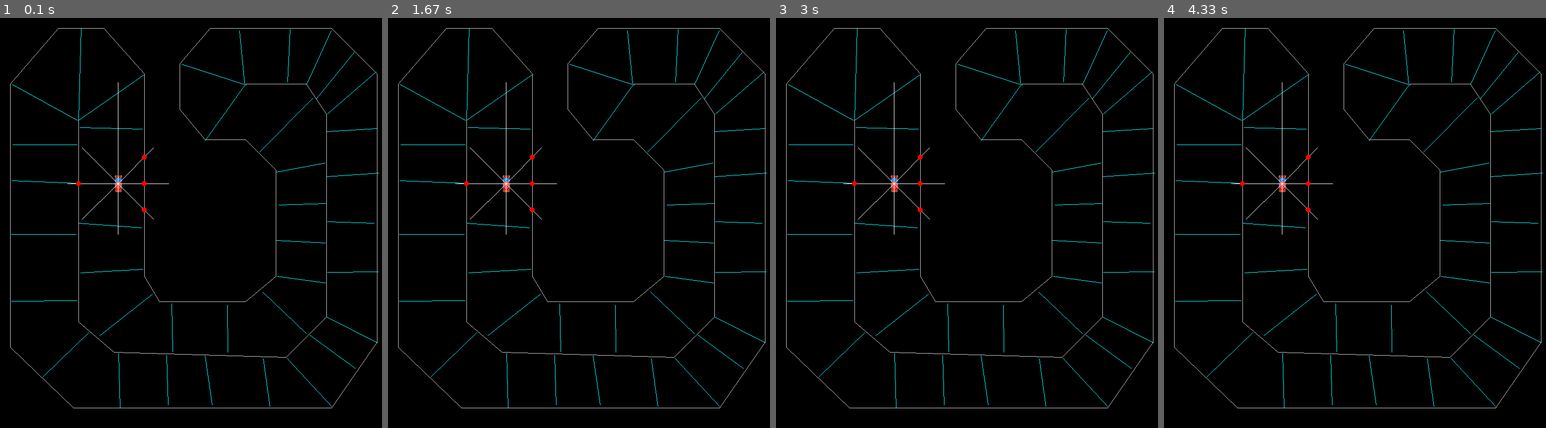
Above: before the commit, frames 1-4 (left to right).
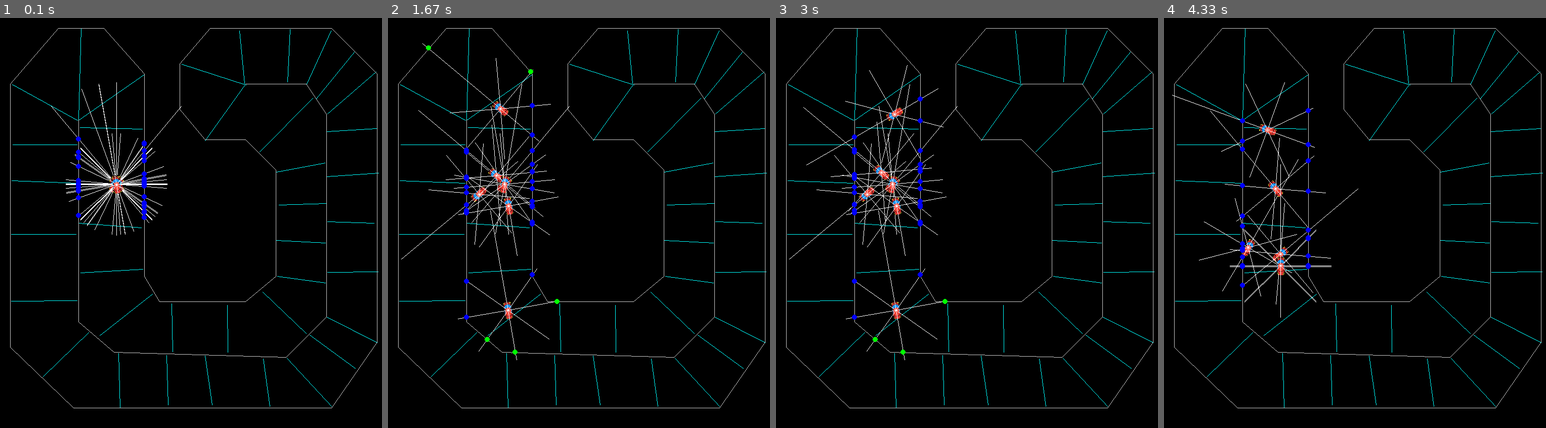
Above: after the commit, the same moments.

Repository: techwithtim/Pygame-Car-Racer
Game: pygame game, started from tutorial2-code/main.py
Two runs of this game, one before a commit and one after it. Both use one fixed random seed, a clock stepped at 60 frames per second and the inputs below.
Inputs:
- Up to frame 1 (0.1 s): no input
- Up to frame 2 (1.67 s): no input
- Up to frame 3 (3 s): no input
- Up to frame 4 (4.33 s): no input

The runs differ from the first frame. In frame 1, 1.1% of the frame differs, in the area x 13-48%, y 15-54%; in frame 2, 1.6%; in frame 3, 1.6%, in the area x 3-48%, y 11-84%; in frame 4, 1.4%.

Commit message:
massive breakthrough
feat: the car can take actions on its own. sensors are actually working perfectly (unlike the earlier commit). now its time to create the genetic algorithm!

Diff:
--- a/tutorial2-code/main.py
+++ b/tutorial2-code/main.py
@@ -1,5 +1,5 @@
 import pygame
-import time
+import numpy as np
 import math
 from utils import scale_image, blit_rotate_center, draw_sensors
 
@@ -25,7 +25,6 @@
                ((534, 541), (620, 623)), ((464, 567), (465, 660)), ((354, 564), (356, 659)), ((316, 545), (212, 627)),
                ((174, 503), (297, 496)), ((294, 414), (170, 405))]
 
-
 TRACK_BORDER = scale_image(pygame.image.load("imgs/track-border.png"), 0.9)
 TRACK_BORDER_MASK = pygame.mask.from_surface(TRACK_BORDER)
 
@@ -53,9 +52,15 @@
         self.x, self.y = self.START_POS
         self.acceleration = 0.1
         self.score = 0
-        self.sensors = []
         self.index_of_bonus_line = 0
         self.next_bonus_line = BONUS_LINES[self.index_of_bonus_line]
+        self.sensors = []
+        self.input_layer = []
+        self.points_sensor = []
+        self.weights_input_layer = (2 * np.random.rand(6, 8) - 1)
+        self.bias_input_layer = (2 * np.random.rand(1, 6) - 1)
+        self.weights_l1 = (2 * np.random.rand(6, 4) - 1).T
+        self.bias_l1 = (2 * np.random.rand(1, 4) - 1).T
 
     def rotate(self, left=False, right=False):
         if left:
@@ -72,7 +77,7 @@
         self.move()
 
     def move_backward(self):
-        self.vel = max(self.vel - self.acceleration, -self.max_vel/2)
+        self.vel = max(self.vel - self.acceleration, -self.max_vel / 2)
         self.move()
 
     def move(self):
@@ -92,6 +97,7 @@
 
     def sense(self):
         points = []
+        distances = []
         for sensor in self.sensors:
             sensed_point = None
             shortest_point = None
@@ -107,7 +113,8 @@
                 y2 = int(round(y2))
                 y3 = int(round(y3))
                 y4 = int(round(y4))
-                if (max(x1, x2) < min(x3, x4)) or (min(x1, x2) > max(x3, x4)) or (max(y1, y2) < min(y3, y4)) or (min(y1, y2) > max(y3, y4)):
+                if (max(x1, x2) < min(x3, x4)) or (min(x1, x2) > max(x3, x4)) \
+                        or (max(y1, y2) < min(y3, y4)) or (min(y1, y2) > max(y3, y4)):
                     pass
                 else:
                     if x1 == x2 and x3 == x4:
@@ -115,34 +122,41 @@
 
                     elif x1 == x2:
 
-                        y = int(((y4-y3)/(x4-x3)) * (x1 - x3) + y3)
+                        y = int(((y4 - y3) / (x4 - x3)) * (x1 - x3) + y3)
                         if min(y1, y2) <= y <= max(y1, y2):
                             # pygame.draw.circle(WIN, (0, 255, 0), (x1, y), 5)
-                            dist = math.sqrt((x1-x3)**2 + (y-y3)**2)
+                            dist = math.sqrt((x1 - x3) ** 2 + (y - y3) ** 2)
                             if shortest_point is None or shortest_point > dist:
                                 shortest_point = dist
-                                sensed_point = ((255, 0, 0), (x1, y), 5)
+                                sensed_point = ((0, 0, 255), (x1, y), 5)
                     elif x3 == x4:
-                        y = int(((y2-y1)/(x2-x1)) * (x3 - x1) + y1)
+                        y = int(((y2 - y1) / (x2 - x1)) * (x3 - x1) + y1)
                         if min(y3, y4) <= y <= max(y3, y4):
                             # pygame.draw.circle(WIN, ((255, 0, 0), (x3, y), 5))
-                            dist = math.sqrt((x3-x3)**2 + (y3-y)**2)
+                            dist = math.sqrt((x3 - x3) ** 2 + (y3 - y) ** 2)
                             if shortest_point is None or shortest_point > dist:
                                 shortest_point = dist
                                 sensed_point = ((255, 0, 0), (x3, y), 5)
                     else:
-                        b1 = ((y2-y1)/(x2-x1))
-                        b2 = ((y4-y3)/(x4-x3))
+                        b1 = ((y2 - y1) / (x2 - x1))
+                        b2 = ((y4 - y3) / (x4 - x3))
                         if b1 != b2:
-                            x = ((b2*x3 - b1*x1 + y1 - y3) / (b2 - b1))
+                            x = ((b2 * x3 - b1 * x1 + y1 - y3) / (b2 - b1))
                             y = (y1 + b1 * (x - x1))
-                            if min(y3, y4) <= y <= max(y3, y4) and min(x3, x4) <= x <= max(x3, x4) and min(x1, x2) <= x <= max(x1, x2):
-                                dist = math.sqrt((x-x3)**2 + (y3-y)**2)
+                            if min(y3, y4) <= y <= max(y3, y4) and min(x3, x4) <= x <= max(x3, x4) \
+                                    and min(x1, x2) <= x <= max(x1, x2):
+                                dist = math.sqrt((x - x3) ** 2 + (y - y3) ** 2)
                                 if shortest_point is None or shortest_point > dist:
-                                    sensed_point = ((255, 0, 0), (x, y), 5)
-            if sensed_point is not None:
+                                    shortest_point = dist
+                                    sensed_point = ((0, 255, 0), (x, y), 5)
+            if sensed_point is not None and shortest_point is not None:
                 points.append(sensed_point)
-        return points
+                distances.append(shortest_point)
+            else:
+                points.append(None)
+                distances.append(400)
+        self.input_layer = distances
+        self.points_sensor = points
 
     def reset(self):
         self.x, self.y = self.START_POS
@@ -153,13 +167,36 @@
         print(self.score)
         self.score = 0
 
+    def take_action(self):
+
+        self.input_layer = np.array(self.input_layer)
+        weighted_sum_input_layer = np.dot(self.weights_input_layer, self.input_layer) + self.bias_input_layer
+
+        input_layer_results = np.arctan(weighted_sum_input_layer)
+        # print(input_layer_results, "input layer results")
+
+        weighted_sum_layer_1 = np.dot(self.weights_l1, input_layer_results.T) + self.bias_l1
+        # print(weighted_sum_layer_1, "weighted_sum_layer_1")
+        output_layer = (np.arctan(weighted_sum_layer_1))
+
+        moved = False
+        decided_action = np.argmax(output_layer)
+        if decided_action == 0:
+            self.rotate(left=True)
+        elif decided_action == 1:
+            self.rotate(right=True)
+        elif decided_action == 2:
+            self.move_forward()
+        elif decided_action == 3:
+            self.move_backward()
+
     def update_score(self, score):
         self.score += score
 
 
 class PlayerCar(AbstractCar):
     IMG = RED_CAR
-    START_POS = (240, 310)
+    START_POS = (237, 311)
 
     def reduce_speed(self):
         self.vel = max(self.vel - self.acceleration / 2, 0)
@@ -180,29 +217,9 @@
     for track_line in TRACK_LINES:
         pygame.draw.line(WIN, (200, 200, 200), *track_line)
 
-    for c in player_cars:
-        c.draw(win)
-        # print(TRACK_BORDER_MASK.overlap_area(car.sensors))
+    for _car in player_cars:
+        _car.draw(win)
     pygame.display.update()
-
-
-def move_car(c):  # player_car
-    keys = pygame.key.get_pressed()
-    moved = False
-
-    if keys[pygame.K_a]:
-        c.rotate(left=True)
-    if keys[pygame.K_d]:
-        c.rotate(right=True)
-    if keys[pygame.K_w]:
-        moved = True
-        c.move_forward()
-    if keys[pygame.K_s]:
-        moved = True
-        c.move_backward()
-
-    if not moved:
-        c.reduce_speed()
 
 
 run = True
@@ -210,17 +227,31 @@
 clock = pygame.time.Clock()
 images = [(GRASS, (0, 0)), (TRACK, (0, 0)),
           (FINISH, FINISH_POSITION), (TRACK_BORDER, (0, 0))]
-# player_car = PlayerCar(8, 8)
 
 # Creation of cars
+
+
 car_array = []
-for i in range(1, 2):
-    temp = PlayerCar(i+5, i+5)
+
+for j in range(1, 10):
+    temp = PlayerCar(10, 10)
     car_array.append(temp)
-
+runs = 0
+car_scores_and_values = []
 while run:
+    if runs <= 200:
+        pass
+    else:
+        print(car_scores_and_values)
+        car_array = []
+        for j in range(1, 10):
+            temp = PlayerCar(10, 10)
+            car_array.append(temp)
+        car_scores_and_values = []
+
+        runs = 0
+
     clock.tick(FPS)
-
     pygame.display.update()
     draw(WIN, car_array)
     for event in pygame.event.get():
@@ -231,26 +262,32 @@
             pos = pygame.mouse.get_pos()
             pygame.draw.circle(WIN, (0, 255, 0), pos, 2)
             print(pos)
-
     for c in car_array:
-        c.score-=1
-        move_car(c)
-        points_sensor = c.sense()
-        for point in points_sensor:
-            pygame.draw.circle(WIN, *point)
+        c.score -= 1
+        c.sense()
+        c.take_action()
+        for point in c.points_sensor:
+            if point is not None:
+                pygame.draw.circle(WIN, *point)
         pygame.display.update()
-
         if c.collide():
             c.crash()
+
+            car_scores_and_values.append((c.score, (c.weights_input_layer, c.bias_input_layer,
+                                                    c.weights_l1, c.bias_l1)))
             c.reset()
-        # finish_poi_cowllide = car.collide(FINISH_MASK, *FINISH_POSITION)
-        rect = c.img.get_rect(topleft=(c.x, c.y))
-        if rect.clipline((c.next_bonus_line)):
-            if c.index_of_bonus_line >= len(BONUS_LINES) - 1:
-                c.index_of_bonus_line = -1
-            c.score += 1000
-            c.index_of_bonus_line+=1
-            print("Bonus!")
-            c.next_bonus_line = BONUS_LINES[c.index_of_bonus_line]
+            car_array.remove(c)
+
+        else:
+            rect = c.img.get_rect(topleft=(c.x, c.y))
+            if rect.clipline(c.next_bonus_line):
+                if c.index_of_bonus_line >= len(BONUS_LINES) - 1:
+                    c.index_of_bonus_line = -1
+                c.score += 1000
+                c.index_of_bonus_line += 1
+                print("Bonus!")
+                c.next_bonus_line = BONUS_LINES[c.index_of_bonus_line]
+    runs += 1
+    print(runs)
 
 pygame.quit()
--- a/tutorial2-code/utils.py
+++ b/tutorial2-code/utils.py
@@ -23,14 +23,14 @@
     angle += 180
     radians = math.radians(angle)
     x, y = center
-    pygame.draw.line(win, "white", center, (x + 200 * math.sin(radians), y + 200 * math.cos(radians)))
-    sensors_coordinates.append((center,(x + 200 * math.sin(radians), y + 200 * math.cos(radians))))
+    sensor_length = 100
+    pygame.draw.line(win, "white", center, (x + 2 * sensor_length * math.sin(radians), y + 2 * sensor_length * math.cos(radians)))
+    sensors_coordinates.append((center, (x + 2 * sensor_length * math.sin(radians), y + 2 * sensor_length * math.cos(radians))))
     # sensors_coordinates.append((x + 1000 * math.sin(radians), y + 1000 * math.cos(radians)))
     radians -= math.pi / 4
     for i in range(7):
-        x, y = center
-        pygame.draw.line(win, "white", center, (x + 100*math.sin(radians), y + 100*math.cos(radians)))
-        sensors_coordinates.append((center,(x + 100 * math.sin(radians), y + 100 * math.cos(radians))))
+        pygame.draw.line(win, "white", center, (x + sensor_length*math.sin(radians), y + sensor_length*math.cos(radians)))
+        sensors_coordinates.append((center,(x + sensor_length * math.sin(radians), y + sensor_length * math.cos(radians))))
         # sensors_coordinates.append()
         radians -= math.pi/4
     return sensors_coordinates
